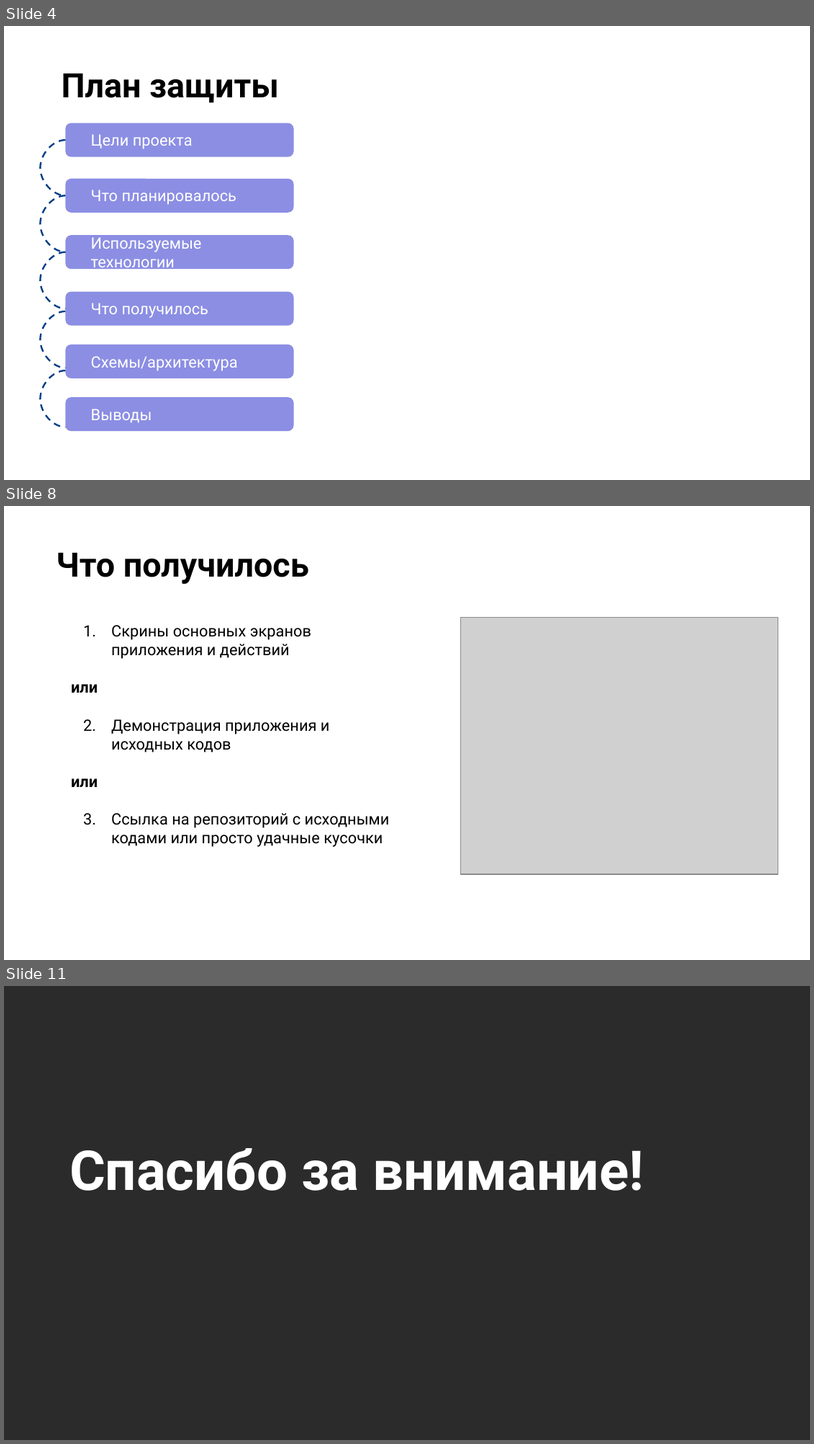
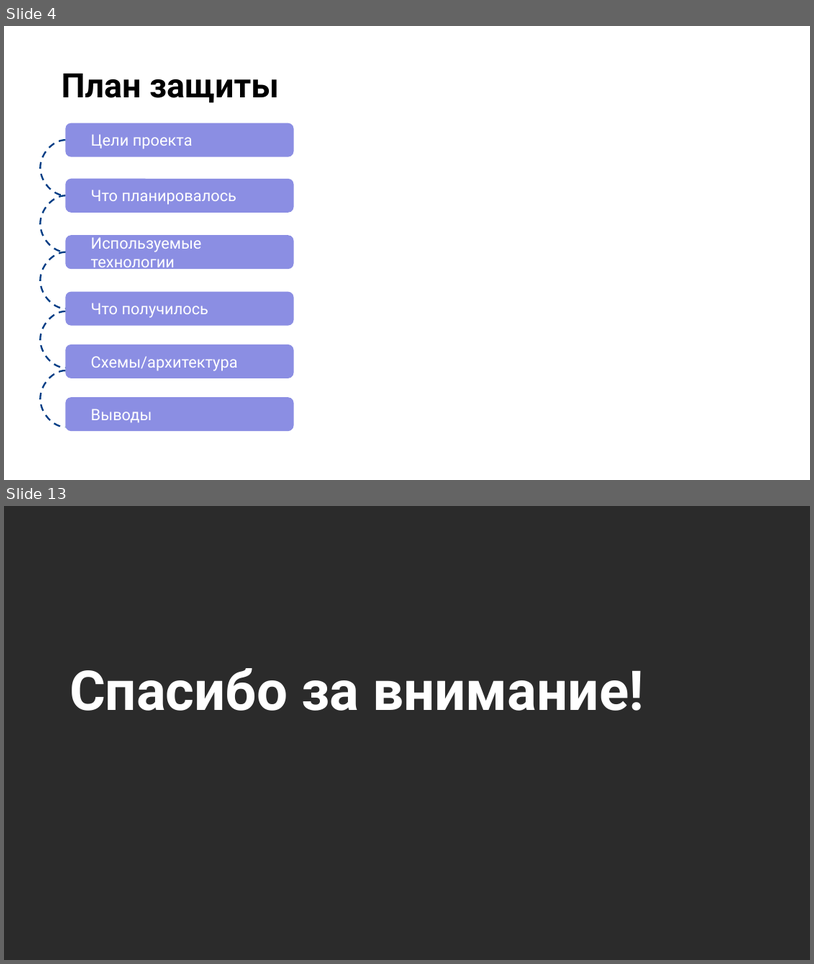
Before and after one commit to kochnevd/course-microservices, a slide deck: course-project/materials/Защита проекта.pptx. Shown one above the other, each under a label of ours: slides 4, 8 and 11 before the commit, slides 4 and 13 after it; the slides between them are not shown. The pictures are 814x1444 and 814x964 pixels, drawn with LibreOffice and Linux fonts; fonts in the diff are those of the drawing; grey boxes stand for pictures; background and template pictures are left out; a plain dark background stands for a picture behind light text. Boxes give left, top, right and bottom in pixels: in the first picture for what was removed or moved away, otherwise in the second. Text is boxed around its words. In the diff, an @@ line names an element or a change of style, - is before the commit and + after.

```diff
--- a/course-project/materials/Защита проекта.pptx
+++ b/course-project/materials/Защита проекта.pptx
@@ slide 8 removed at [4, 506, 810, 960], background picture (left out) @@
@@ title removed at [56, 552, 309, 584] @@
-Что получилось
@@ text removed at [71, 625, 390, 847] @@
-1. Скрины основных экранов приложения и действий
-или
-1. Демонстрация приложения и исходных кодов
-или
-1. Ссылка на репозиторий с исходными кодами или просто удачные кусочки
@@ picture removed at [461, 618, 779, 874] @@
@@ what was slide 11 is now slide 13 @@
```
Also in this commit, not shown: 1 slide changed, 8 slides added, 12 other slides removed.
